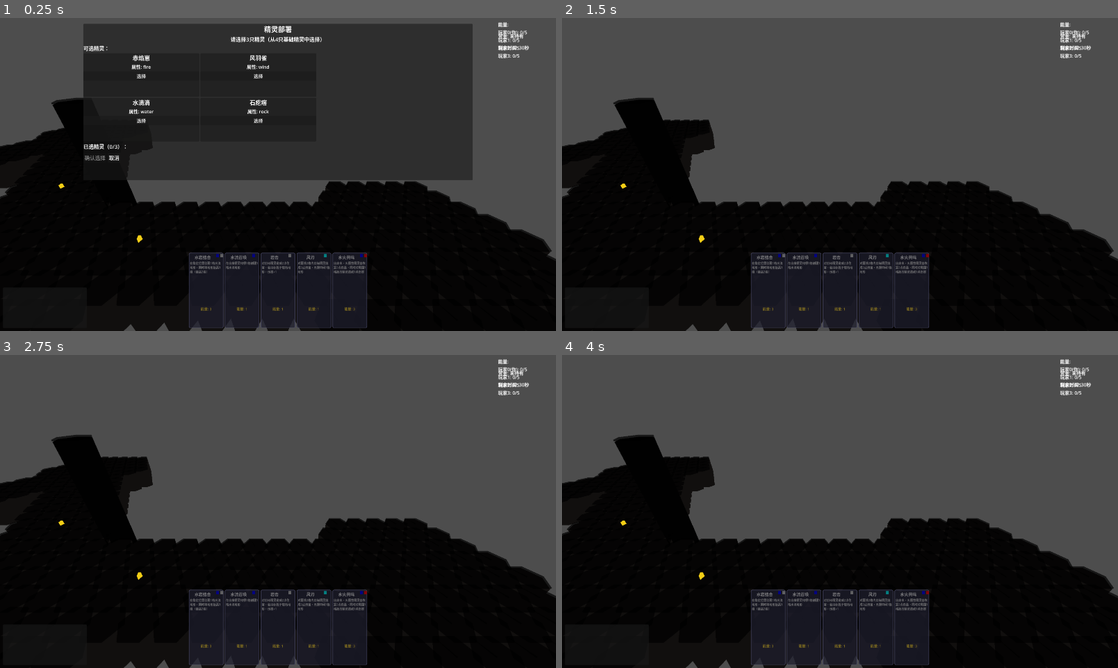
Above: before the commit, frames 1-4 (two rows, left to right).
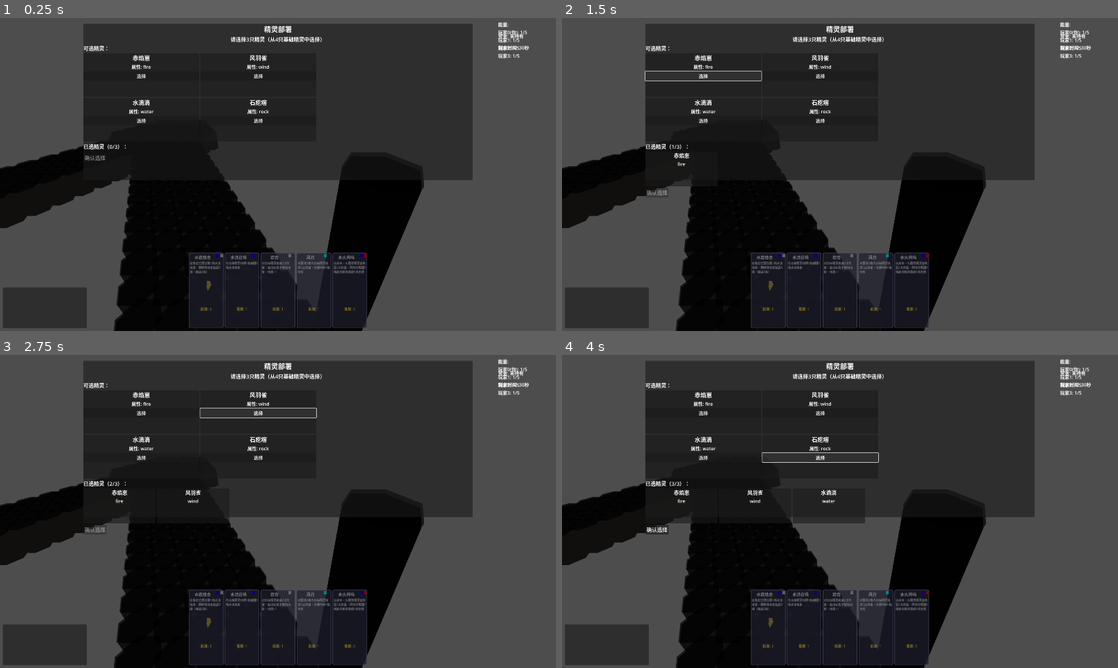
Above: after the commit, the same moments.

Repository: lasersoldier/Spirits
Game: Godot game, scene res://scenes/main.tscn
Two runs of this game, one before a commit and one after it. Both use one fixed random seed, a clock stepped at 60 frames per second and the inputs below.
Inputs (mouse positions are in pixels of both pictures, inside the frame that each line leads up to):
- Up to frame 1 (0.25 s): no input
- Up to frame 2 (1.5 s): click (678, 158) at 0.5 s, where only the run before the commit has a clickable "取消"; click (701, 77) at 1.25 s, where only the run after the commit has a clickable "选择"
- Up to frame 3 (2.75 s): click (255, 414) at 2 s, where only the run after the commit has a clickable "选择"
- Up to frame 4 (4 s): click (701, 458) at 2.75 s, where only the run after the commit has a clickable "选择"; click (817, 458) at 3.5 s, where only the run after the commit has a clickable "选择"

The runs differ from the first frame. In frame 1, 28% of the frame differs, in the area x 0-100%, y 4-100%; in frame 2, 59%; in frame 3, 59%; in frame 4, 59%, in the area x 0-100%, y 2-100%.

Commit message:
先更新一下吧，能量管理

Diff:
--- a/resources/data/map_config.json
+++ b/resources/data/map_config.json
@@ -9,7 +9,7 @@
       "name": "player_0",
       "type": "player",
       "player_id": 0,
-      "center": {"q": 24, "r": 38},
+      "center": {"q": 24, "r": 44},
       "radius": 4,
       "terrain_type": "normal",
       "height": 1
@@ -18,7 +18,7 @@
       "name": "player_1",
       "type": "player",
       "player_id": 1,
-      "center": {"q": 38, "r": 24},
+      "center": {"q": 44, "r": 24},
       "radius": 4,
       "terrain_type": "normal",
       "height": 1
@@ -27,7 +27,7 @@
       "name": "player_2",
       "type": "player",
       "player_id": 2,
-      "center": {"q": 24, "r": 10},
+      "center": {"q": 24, "r": 4},
       "radius": 4,
       "terrain_type": "normal",
       "height": 1
@@ -36,7 +36,7 @@
       "name": "player_3",
       "type": "player",
       "player_id": 3,
-      "center": {"q": 10, "r": 24},
+      "center": {"q": 4, "r": 24},
       "radius": 4,
       "terrain_type": "normal",
       "height": 1
@@ -51,13 +51,12 @@
     }
   ],
   "paths": [
-    {"from": {"q": 24, "r": 38}, "to": {"q": 24, "r": 24}, "width": 2},
-    {"from": {"q": 38, "r": 24}, "to": {"q": 24, "r": 24}, "width": 2},
-    {"from": {"q": 24, "r": 10}, "to": {"q": 24, "r": 24}, "width": 2},
-    {"from": {"q": 10, "r": 24}, "to": {"q": 24, "r": 24}, "width": 2},
-    {"from": {"q": 24, "r": 38}, "to": {"q": 38, "r": 24}, "width": 2},
-
-    {"from": {"q": 24, "r": 10}, "to": {"q": 10, "r": 24}, "width": 2}
+    {"from": {"q": 24, "r": 44}, "to": {"q": 24, "r": 24}, "width": 2},
+    {"from": {"q": 44, "r": 24}, "to": {"q": 24, "r": 24}, "width": 2},
+    {"from": {"q": 24, "r": 4}, "to": {"q": 24, "r": 24}, "width": 2},
+    {"from": {"q": 4, "r": 24}, "to": {"q": 24, "r": 24}, "width": 2},
+    {"from": {"q": 24, "r": 44}, "to": {"q": 44, "r": 24}, "width": 2},
+    {"from": {"q": 24, "r": 4}, "to": {"q": 4, "r": 24}, "width": 2}
   ],
   "resource_points": [
     {"type": "build", "hex_coord": {"q": 24, "r": 34}},
@@ -68,38 +67,62 @@
   "spawn_points": [
     {
       "player_id": 0,
-      "hex_coord": {"q": 24, "r": 37},
+      "hex_coord": {"q": 24, "r": 43},
       "deploy_positions": [
-        {"q": 23, "r": 37},
-        {"q": 24, "r": 36},
-        {"q": 25, "r": 37}
+        {"q": 24, "r": 47},
+        {"q": 25, "r": 46},
+        {"q": 26, "r": 45},
+        {"q": 27, "r": 44},
+        {"q": 28, "r": 43},
+        {"q": 28, "r": 44},
+        {"q": 27, "r": 45},
+        {"q": 26, "r": 46},
+        {"q": 25, "r": 47}
       ]
     },
     {
       "player_id": 1,
-      "hex_coord": {"q": 37, "r": 24},
+      "hex_coord": {"q": 44, "r": 23},
       "deploy_positions": [
-        {"q": 36, "r": 24},
-        {"q": 37, "r": 23},
-        {"q": 37, "r": 25}
+        {"q": 44, "r": 27},
+        {"q": 45, "r": 26},
+        {"q": 46, "r": 25},
+        {"q": 47, "r": 24},
+        {"q": 47, "r": 23},
+        {"q": 47, "r": 22},
+        {"q": 47, "r": 25},
+        {"q": 46, "r": 26},
+        {"q": 45, "r": 27}
       ]
     },
     {
       "player_id": 2,
-      "hex_coord": {"q": 24, "r": 11},
+      "hex_coord": {"q": 24, "r": 3},
       "deploy_positions": [
-        {"q": 23, "r": 11},
-        {"q": 24, "r": 12},
-        {"q": 25, "r": 11}
+        {"q": 24, "r": 7},
+        {"q": 25, "r": 6},
+        {"q": 26, "r": 5},
+        {"q": 27, "r": 4},
+        {"q": 28, "r": 3},
+        {"q": 28, "r": 4},
+        {"q": 27, "r": 5},
+        {"q": 26, "r": 6},
+        {"q": 25, "r": 7}
       ]
     },
     {
       "player_id": 3,
-      "hex_coord": {"q": 11, "r": 24},
+      "hex_coord": {"q": 4, "r": 23},
       "deploy_positions": [
-        {"q": 11, "r": 23},
-        {"q": 12, "r": 24},
-        {"q": 11, "r": 25}
+        {"q": 4, "r": 27},
+        {"q": 5, "r": 26},
+        {"q": 6, "r": 25},
+        {"q": 7, "r": 24},
+        {"q": 8, "r": 23},
+        {"q": 8, "r": 24},
+        {"q": 7, "r": 25},
+        {"q": 6, "r": 26},
+        {"q": 5, "r": 27}
       ]
     }
   ],
--- a/scripts/core/energy_manager.gd
+++ b/scripts/core/energy_manager.gd
@@ -8,7 +8,7 @@
 const MAX_ENERGY: int = 5
 
 # 初始能量
-const INITIAL_ENERGY: int = 0
+const INITIAL_ENERGY: int = 1
 
 signal energy_changed(player_id: int, old_energy: int, new_energy: int)
 signal energy_maxed(player_id: int)
--- a/scripts/core/game_manager.gd
+++ b/scripts/core/game_manager.gd
@@ -290,6 +290,11 @@
 
 # 初始化回合
 func _initialize_round():
+	# 每回合为所有玩家自动增长1点能量
+	if energy_manager:
+		for player_id in range(PLAYER_COUNT):
+			energy_manager.add_energy(player_id, 1)
+
 	# 重置所有精灵的行动计数
 	sprite_action_counts.clear()
 
--- a/scripts/map/game_map.gd
+++ b/scripts/map/game_map.gd
@@ -393,7 +393,7 @@
 			if hex_coord is Dictionary:
 				positions.append(Vector2i(hex_coord.get("q", 0), hex_coord.get("r", 0)))
 
-	print("玩家", player_id, "部署位置（共", positions.size(), "个）: ", positions)
+
 	return positions
 
 # 坐标转字符串key
@@ -433,8 +433,10 @@
 func _paint_hex_area(center: Vector2i, radius: int, terrain_type: TerrainTile.TerrainType, height: int) -> void:
 	var tiles = HexGrid.get_hexes_in_range(center, radius)
 	for coord in tiles:
-		var terrain = TerrainTile.new(coord, terrain_type, height)
-		_set_terrain(coord, terrain)
+		# 检查坐标是否在地图边界内
+		if coord.x >= 0 and coord.x < map_width and coord.y >= 0 and coord.y < map_height:
+			var terrain = TerrainTile.new(coord, terrain_type, height)
+			_set_terrain(coord, terrain)
 
 func _terrain_type_from_string(type_name: String) -> TerrainTile.TerrainType:
 	match type_name.to_lower():
--- a/scripts/ui/deploy_ui.gd
+++ b/scripts/ui/deploy_ui.gd
@@ -5,7 +5,6 @@
 var sprite_selection_panel: Panel
 var selected_sprites_container: HBoxContainer
 var confirm_button: Button
-var cancel_button: Button
 var instruction_label: Label
 
 # 选中的精灵ID列表（最多3个）
@@ -135,12 +134,6 @@
 	UIScaleManager.apply_scale_to_button(confirm_button, 18)
 	confirm_button.pressed.connect(_on_confirm_button_pressed)
 	button_container.add_child(confirm_button)
-
-	cancel_button = Button.new()
-	cancel_button.text = "取消"
-	UIScaleManager.apply_scale_to_button(cancel_button, 18)
-	cancel_button.pressed.connect(_on_cancel)
-	button_container.add_child(cancel_button)
 
 func _on_sprite_selected(sprite_id: String, _sprite_card: Panel):
 	if current_state != DeployState.SELECTING_SPRITES:
@@ -223,6 +216,12 @@
 	var deploy_positions = game_map.get_deploy_positions(0)
 	print("可部署位置: ", deploy_positions)
 
+	# 显示所有玩家的部署位置（用于调试）
+	if game_manager:
+		for player_id in range(GameManager.PLAYER_COUNT):
+			var player_deploy_positions = game_map.get_deploy_positions(player_id)
+			print("玩家", player_id, "部署位置（共", player_deploy_positions.size(), "个）: ", player_deploy_positions)
+
 	# 在地图上高亮显示这些位置
 	if not terrain_renderer and game_manager:
 		# 从game_manager获取terrain_renderer
@@ -234,13 +233,6 @@
 	else:
 		print("警告: 无法找到地形渲染器，无法显示高亮")
 
-func _on_cancel():
-	# 清除高亮
-	if terrain_renderer:
-		terrain_renderer.clear_highlights()
-	deployment_cancelled.emit()
-	queue_free()
-
 # 处理地图点击（由外部调用）
 func handle_map_click(hex_coord: Vector2i):
 	if current_state != DeployState.SELECTING_POSITIONS:
@@ -251,8 +243,9 @@
 
 	# 检查是否是有效的部署位置
 	var deploy_positions = game_map.get_deploy_positions(0)
+	print("点击坐标: ", hex_coord, " 玩家0可部署位置: ", deploy_positions)
 	if hex_coord not in deploy_positions:
-		print("无效的部署位置")
+		print("无效的部署位置: ", hex_coord)
 		return
 
 	# 检查是否已经选择过这个位置（如果已选择，则取消选择）
--- /dev/null
+++ b/scripts/ui/deployment_result_ui.gd
@@ -0,0 +1,239 @@
+class_name DeploymentResultUI
+extends Control
+
+# 部署结果展示界面
+# 显示所有玩家选择的精灵信息
+
+# 游戏管理器引用
+var game_manager: GameManager
+
+# 精灵资料卡引用（从MainUI获取）
+var sprite_info_card: SpriteInfoCard = null
+
+# UI节点
+var main_panel: Panel
+var players_container: VBoxContainer
+var continue_button: Button
+
+signal continue_pressed()
+
+func _ready():
+	_create_ui()
+
+func _create_ui():
+	# 获取屏幕尺寸
+	var screen_size = get_viewport().get_visible_rect().size
+
+	# 创建主面板（使用全局缩放）
+	var panel_width = screen_size.x * 0.7
+	var panel_height = screen_size.y * 0.8
+	main_panel = Panel.new()
+	main_panel.size = UIScaleManager.scale_vec2(Vector2(panel_width, panel_height))
+	# 居中显示
+	main_panel.position = UIScaleManager.scale_vec2(Vector2((screen_size.x - panel_width) / 2, (screen_size.y - panel_height) / 2))
+	UIScaleManager.apply_scale_to_panel(main_panel)
+	add_child(main_panel)
+
+	# 创建垂直布局
+	var vbox = VBoxContainer.new()
+	vbox.set_anchors_and_offsets_preset(Control.PRESET_FULL_RECT)
+	main_panel.add_child(vbox)
+
+	# 标题（使用全局缩放）
+	var title_label = Label.new()
+	title_label.text = "部署完成"
+	title_label.horizontal_alignment = HORIZONTAL_ALIGNMENT_CENTER
+	UIScaleManager.apply_scale_to_label(title_label, 28)
+	vbox.add_child(title_label)
+
+	# 说明文字（使用全局缩放）
+	var instruction_label = Label.new()
+	instruction_label.text = "所有玩家已部署完成，点击精灵可查看详细信息"
+	instruction_label.horizontal_alignment = HORIZONTAL_ALIGNMENT_CENTER
+	UIScaleManager.apply_scale_to_label(instruction_label, 18)
+	vbox.add_child(instruction_label)
+
+	# 玩家信息显示区域
+	players_container = VBoxContainer.new()
+	players_container.add_theme_constant_override("separation", 20)
+	vbox.add_child(players_container)
+
+	# 填充空间
+	var spacer = Control.new()
+	spacer.custom_minimum_size = Vector2(0, 20)
+	vbox.add_child(spacer)
+
+	# 继续按钮
+	continue_button = Button.new()
+	continue_button.text = "继续游戏"
+	UIScaleManager.apply_scale_to_button(continue_button, 20)
+	continue_button.pressed.connect(_on_continue_button_pressed)
+	vbox.add_child(continue_button)
+
+	# 加载玩家部署信息
+	_load_deployment_info()
+
+func _load_deployment_info():
+	if not game_manager or not game_manager.sprite_deploy:
+		print("错误: 无法获取游戏管理器或部署系统")
+		return
+
+	# 获取所有玩家的部署信息
+	var deployed_sprites = game_manager.sprite_deploy.deployed_sprites
+
+	# 遍历每个玩家（0-3）
+	for player_id in range(GameManager.PLAYER_COUNT):
+		if not deployed_sprites.has(player_id):
+			continue
+
+		var player_sprites = deployed_sprites[player_id] as Array[Sprite]
+		if player_sprites.is_empty():
+			continue
+
+		# 创建玩家行
+		var player_row = HBoxContainer.new()
+		player_row.add_theme_constant_override("separation", 15)
+		players_container.add_child(player_row)
+
+		# 玩家标签
+		var player_label = Label.new()
+		var player_name = "玩家 " + str(player_id)
+		if player_id == GameManager.HUMAN_PLAYER_ID:
+			player_name += " (你)"
+		else:
+			player_name += " (AI)"
+		player_label.text = player_name
+		player_label.custom_minimum_size = UIScaleManager.scale_vec2(Vector2(150, 0))
+		UIScaleManager.apply_scale_to_label(player_label, 20)
+		player_row.add_child(player_label)
+
+		# 显示该玩家的精灵卡片
+		for sprite in player_sprites:
+			if not sprite is Sprite:
+				continue
+
+			var sprite_card = _create_sprite_card(sprite)
+			player_row.add_child(sprite_card)
+
+func _create_sprite_card(sprite: Sprite) -> Panel:
+	# 创建精灵卡片
+	var sprite_card = Panel.new()
+	sprite_card.custom_minimum_size = UIScaleManager.scale_vec2(Vector2(200, 120))
+	UIScaleManager.apply_scale_to_panel(sprite_card)
+	sprite_card.mouse_filter = Control.MOUSE_FILTER_STOP  # 允许接收鼠标事件
+
+	# 添加鼠标进入/退出效果
+	sprite_card.mouse_entered.connect(_on_sprite_card_mouse_entered.bind(sprite_card))
+	sprite_card.mouse_exited.connect(_on_sprite_card_mouse_exited.bind(sprite_card))
+
+	# 创建垂直布局
+	var card_vbox = VBoxContainer.new()
+	card_vbox.set_anchors_and_offsets_preset(Control.PRESET_FULL_RECT)
+	sprite_card.add_child(card_vbox)
+
+	# 精灵名称（使用全局缩放）
+	var name_label = Label.new()
+	name_label.text = sprite.sprite_name if sprite.sprite_name else "未知"
+	name_label.horizontal_alignment = HORIZONTAL_ALIGNMENT_CENTER
+	UIScaleManager.apply_scale_to_label(name_label, 18)
+	card_vbox.add_child(name_label)
+
+	# 属性（使用全局缩放）
+	var attr_label = Label.new()
+	var attribute_name = _get_attribute_name(sprite.attribute)
+	var attribute_color = _get_attribute_color(sprite.attribute)
+	attr_label.text = "属性: " + attribute_name
+	attr_label.horizontal_alignment = HORIZONTAL_ALIGNMENT_CENTER
+	attr_label.modulate = attribute_color
+	UIScaleManager.apply_scale_to_label(attr_label, 16)
+	card_vbox.add_child(attr_label)
+
+	# 添加点击事件（通过gui_input信号）
+	sprite_card.gui_input.connect(_on_sprite_card_clicked.bind(sprite))
+
+	return sprite_card
+
+func _on_sprite_card_mouse_entered(sprite_card: Panel):
+	# 鼠标进入时高亮
+	var style_box = StyleBoxFlat.new()
+	style_box.bg_color = Color(0.3, 0.3, 0.3, 1.0)
+	style_box.border_color = Color(0.8, 0.8, 0.8, 1.0)
+	style_box.border_width_left = 2
+	style_box.border_width_right = 2
+	style_box.border_width_top = 2
+	style_box.border_width_bottom = 2
+	sprite_card.add_theme_stylebox_override("panel", style_box)
+
+func _on_sprite_card_mouse_exited(sprite_card: Panel):
+	# 鼠标离开时恢复
+	var style_box = StyleBoxFlat.new()
+	style_box.bg_color = Color(0.2, 0.2, 0.2, 1.0)
+	style_box.border_color = Color(0.6, 0.6, 0.6, 1.0)
+	style_box.border_width_left = 1
+	style_box.border_width_right = 1
+	style_box.border_width_top = 1
+	style_box.border_width_bottom = 1
+	sprite_card.add_theme_stylebox_override("panel", style_box)
+
+func _on_sprite_card_clicked(event: InputEvent, sprite: Sprite):
+	if event is InputEventMouseButton and event.pressed and event.button_index == MOUSE_BUTTON_LEFT:
+		# 显示精灵资料卡
+		_show_sprite_info(sprite)
+
+func _show_sprite_info(sprite: Sprite):
+	if not sprite:
+		return
+
+	# 从父节点（MainUI）获取sprite_info_card
+	if not sprite_info_card:
+		var main_ui = get_parent() as MainUI
+		if main_ui:
+			sprite_info_card = main_ui.sprite_info_card
+
+	# 如果还是没有，创建一个新的
+	if not sprite_info_card:
+		sprite_info_card = SpriteInfoCard.new()
+		sprite_info_card.game_manager = game_manager
+		add_child(sprite_info_card)
+
+	# 显示资料卡
+	sprite_info_card.show_sprite_info(sprite)
+
+func _on_continue_button_pressed():
+	# 隐藏资料卡（如果正在显示）
+	if sprite_info_card and sprite_info_card.visible:
+		sprite_info_card.hide_info()
+
+	# 发出继续信号
+	continue_pressed.emit()
+
+	# 关闭界面
+	queue_free()
+
+# 获取属性名称
+func _get_attribute_name(attr: String) -> String:
+	match attr:
+		"fire":
+			return "火"
+		"wind":
+			return "风"
+		"water":
+			return "水"
+		"rock":
+			return "岩"
+		_:
+			return "未知"
+
+# 获取属性颜色
+func _get_attribute_color(attr: String) -> Color:
+	match attr:
+		"fire":
+			return Color(1.0, 0.5, 0.0)  # 橙红色
+		"wind":
+			return Color(0.5, 0.8, 1.0)  # 浅蓝色
+		"water":
+			return Color(0.0, 0.5, 1.0)  # 蓝色
+		"rock":
+			return Color(0.6, 0.6, 0.6)  # 灰色
+		_:
+			return Color.WHITE
--- a/scripts/ui/main_ui.gd
+++ b/scripts/ui/main_ui.gd
@@ -359,8 +359,22 @@
 func _on_deployment_complete(selected_ids: Array[String], positions: Array[Vector2i]):
 	if game_manager:
 		game_manager.deploy_human_player(selected_ids, positions)
-		# 部署完成后，部署AI玩家并开始游戏
+		# 部署完成后，部署AI玩家
 		game_manager.deploy_ai_players()
+
+		# 显示部署结果界面
+		_show_deployment_result()
+
+func _show_deployment_result():
+	# 创建部署结果界面
+	var result_ui = DeploymentResultUI.new()
+	result_ui.game_manager = game_manager
+	result_ui.continue_pressed.connect(_on_deployment_result_continue)
+	add_child(result_ui)
+
+func _on_deployment_result_continue():
+	# 继续游戏，开始游戏阶段
+	if game_manager:
 		game_manager.start_playing_phase()
 
 func _on_deployment_cancelled():
--- a/scripts/utils/terrain_renderer.gd
+++ b/scripts/utils/terrain_renderer.gd
@@ -57,7 +57,6 @@
 
 func _render_terrain_tile(hex_coord: Vector2i, terrain: TerrainTile):
 	var key = _coord_to_key(hex_coord)
-	print("TerrainRenderer: 渲染地形 - 坐标: ", hex_coord, " 类型: ", TerrainTile.TerrainType.keys()[terrain.terrain_type], " 高度: ", terrain.height_level)
 
 	# 如果已存在，先移除
 	if terrain_nodes.has(key):
@@ -86,7 +85,6 @@
 	world_pos.y = 0.0
 	mesh_instance.position = world_pos
 
-	print("TerrainRenderer: 地形节点位置: ", world_pos, " 网格高度: ", height)
 
 	add_child(mesh_instance)
 	terrain_nodes[key] = mesh_instance
Not shown, added: scripts/ui/deployment_result_ui.gd.uid
Not shown, added: 卡牌设计
